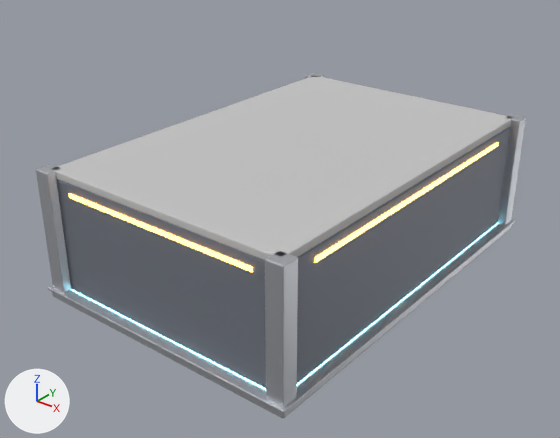
What one commit did to the glTF model game/assets/modules/hangar_4x6.glb.
Both versions are drawn from a 50 mm camera at (6.5, -8.65, 5.95) aimed at (-0.06, -0.44, 0.87). Lighting does not change. The marker at lower left points along +X, +Y and +Z. The first picture is the older version. Vertices at exactly the same position are counted once.

Objects in the first picture: 'ext_stripe0', 'ext_stripe3', 'ext_wall', 'int_ceiling', 'int_columns', 'int_slab', 'int_slab_edge' and 1 more.
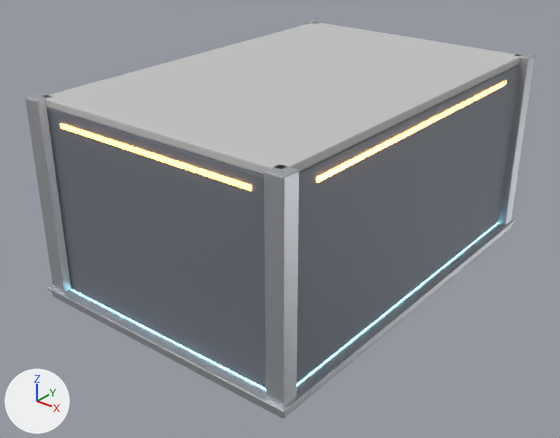
Pixel boxes [x1, y1, x2, y2] of what changed, in the pictures (560 x 438 px):
'ext_wall', reshaped (24% taller): before [57, 127, 511, 388]; after [47, 65, 519, 388]
'int_ceiling', moved: before [52, 76, 512, 260]; after [46, 23, 521, 175]
'int_columns', moved, rescaled (16% taller): before [36, 73, 526, 407]; after [25, 20, 535, 407]
'ext_stripe3', moved: before [69, 193, 253, 272]; after [60, 123, 252, 191]
'ext_stripe0', moved: before [315, 142, 498, 263]; after [316, 81, 506, 183]

The change in detail:
me_int_columns is used by ob_int_columns; location (0.0, 0.0, 0.0).
me_int_columns had 224 vertices, 432 faces and spanned x -2.13..2.13, y -3.13..3.13, z 0.12..2.0.
me_int_columns now has 224 vertices, 432 faces and spans x -2.13..2.13, y -3.13..3.13, z 0.12..3.0.
me_int_columns part 1: the whole mesh is scaled about its middle by (1, 1, 1.54), then moved by (0.0, 0.0, 0.5).
me_ext_wall is used by ob_ext_wall; location (0.0, 0.0, 0.0).
me_ext_wall had 112 vertices, 220 faces and spanned x -2.0..2.0, y -3.0..3.0, z 0.12..1.88.
me_ext_wall now has 112 vertices, 220 faces and spans x -2.0..2.0, y -3.0..3.0, z 0.12..2.88.
Part 2, on me_ext_wall:
8 vertices are removed from x -1.22..1.22, y 2.72..3.0, z 0.15..0.17.
38 faces are deleted.
28 vertices in x -2.0..2.0, y -3.0..3.0, z 1.86..1.88 move by (0.0, 0.0, 1.0).
28 vertices in x -1.22..1.22, y 2.7..3.0, z 1.55..1.59 move by (0.0, 0.0, 1.05).
8 vertices in x -1.2..1.2, y 2.7..2.98, z 0.19 move by (0.0, 0.0, -0.05).
12 vertices move from x -1.21..1.21, y 2.71..2.99, z 0.17..0.18 to x -1.21..1.21, y 2.69..2.99, z 0.13..0.14.
8 vertices are added at x -1.22..1.22, y 2.68..3.0, z 0.12..0.14.
38 new faces join them.
me_ext_stripe0 is used by ob_ext_stripe0; location (0.0, 0.0, 0.0).
me_ext_stripe0 had 8 vertices, 12 faces and spanned x 2.0..2.02, y -2.4..2.4, z 1.69..1.75.
me_ext_stripe0 now has 8 vertices, 12 faces and spans x 2.0..2.02, y -2.4..2.4, z 2.67..2.73.
me_ext_stripe0 part 3: the whole mesh is moved by (0.0, 0.0, 0.98).
me_ext_stripe3 is used by ob_ext_stripe3; location (0.0, 0.0, 0.0).
me_ext_stripe3 had 8 vertices, 12 faces and spanned x -1.6..1.6, y -3.02..-3.0, z 1.69..1.75.
me_ext_stripe3 now has 8 vertices, 12 faces and spans x -1.6..1.6, y -3.02..-3.0, z 2.67..2.73.
me_ext_stripe3 part 4: the whole mesh is moved by (0.0, 0.0, 0.98).
me_int_ceiling is used by ob_int_ceiling; location (0.0, 0.0, 0.0).
me_int_ceiling had 56 vertices, 108 faces and spanned x -2.0..2.0, y -3.0..3.0, z 1.88..2.0.
me_int_ceiling now has 56 vertices, 108 faces and spans x -2.0..2.0, y -3.0..3.0, z 2.88..3.0.
me_int_ceiling part 5: the whole mesh is moved by (0.0, 0.0, 1.0).
